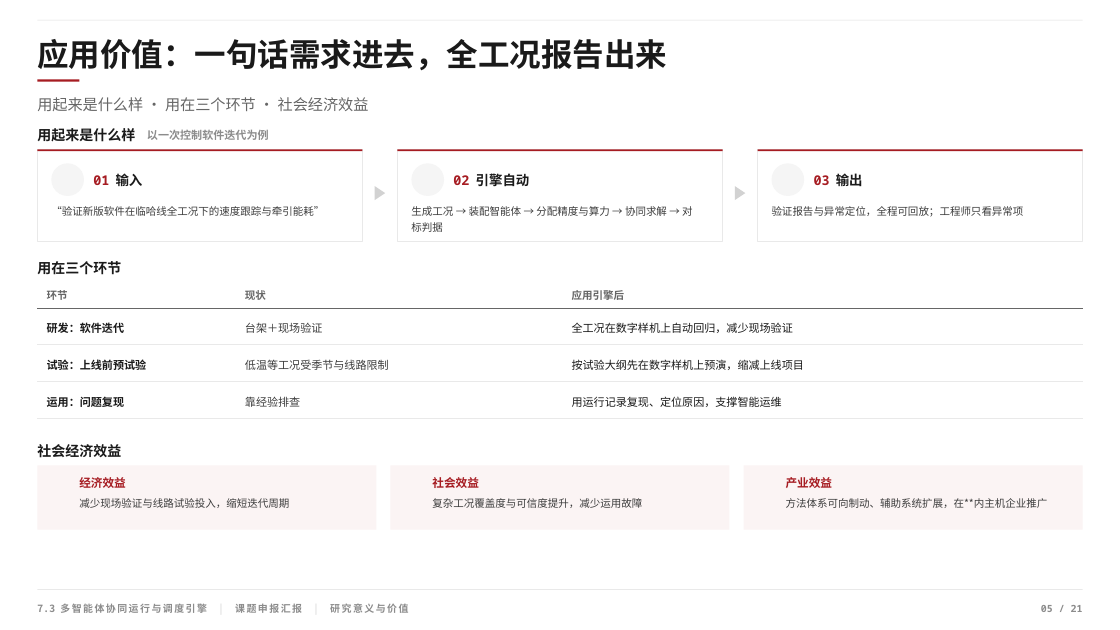
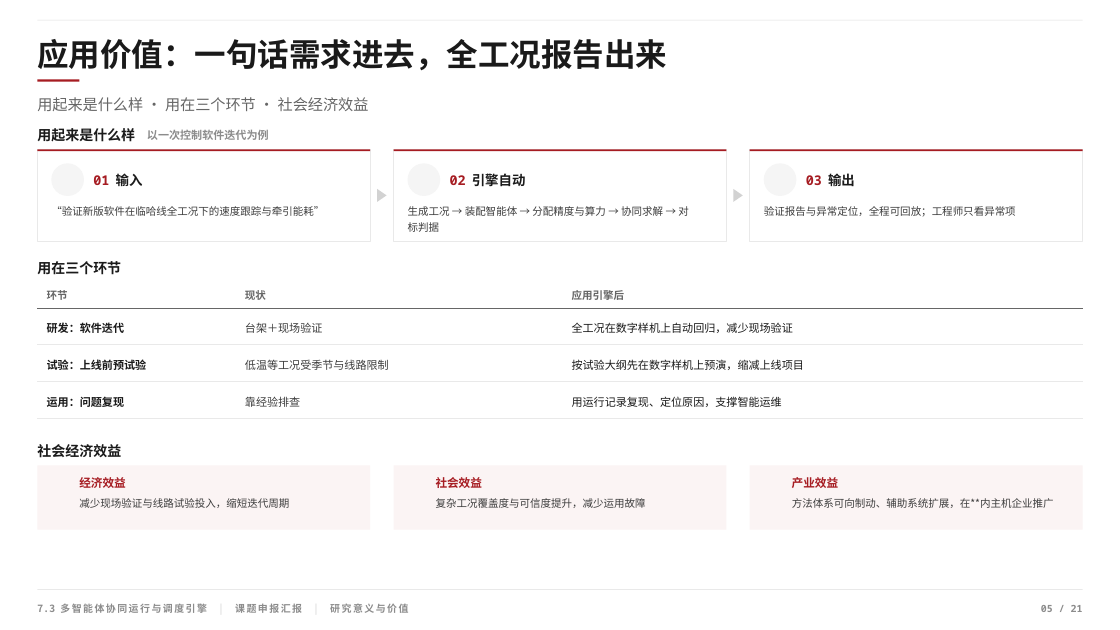
Before and after one commit to huosi012/PPT, a slide deck: slide 5 of 项目汇报PPT.pptx. Drawn at 1120x630 pixels with LibreOffice and Linux fonts; fonts in the diff are those of the drawing; background and template pictures are left out. Boxes give left, top, right and bottom in pixels: in the first picture for what was removed or moved away, otherwise in the second. Text is boxed around its words. In the diff, an @@ line names an element or a change of style, - is before the commit and + after.

```diff
--- a/项目汇报PPT.pptx
+++ b/项目汇报PPT.pptx
@@ rectangle: place and size @@
-rectangle at box(37, 150, 362, 242)
+rectangle at box(37, 150, 370, 242)
@@ rectangle: place and size @@
-rectangle at box(37, 150, 362, 151)
+rectangle at box(37, 150, 370, 151)
@@ rectangle: place and size @@
-rectangle at box(397, 150, 723, 242)
+rectangle at box(394, 150, 727, 242)
@@ rectangle: place and size @@
-rectangle at box(397, 150, 723, 151)
+rectangle at box(394, 150, 727, 151)
@@ text "02 引擎自动": place and size @@
-text "02 引擎自动" at box(453, 173, 530, 186)
+text "02 引擎自动" at box(450, 173, 526, 186)
@@ rectangle: place and size @@
-rectangle at box(758, 150, 1083, 242)
+rectangle at box(750, 150, 1083, 242)
@@ rectangle: place and size @@
-rectangle at box(758, 150, 1083, 151)
+rectangle at box(750, 150, 1083, 151)
@@ ellipse: place and size @@
-ellipse at box(772, 163, 805, 196)
+ellipse at box(764, 163, 797, 196)
@@ text "03 输出": place and size @@
-text "03 输出" at box(814, 173, 863, 186)
+text "03 输出" at box(806, 173, 855, 186)
@@ text "生成工况 → 装配智能体 → 分配精度与算力 ...": place and size @@
-text "生成工况 → 装配智能体 → 分配精度与算力 ..." at box(411, 206, 693, 232)
+text "生成工况 → 装配智能体 → 分配精度与算力 ..." at box(408, 206, 689, 232)
@@ text "验证报告与异常定位，全程可回放；工程师只看异常项": place and size @@
-text "验证报告与异常定位，全程可回放；工程师只看异常项" at box(772, 206, 1024, 217)
+text "验证报告与异常定位，全程可回放；工程师只看异常项" at box(764, 206, 1016, 217)
@@ text "社会效益": place and size @@
-text "社会效益" at box(432, 477, 479, 488)
+text "社会效益" at box(436, 477, 483, 488)
@@ rectangle: place and size @@
-rectangle at box(744, 465, 1083, 529)
+rectangle at box(750, 465, 1083, 529)
@@ text "产业效益": place and size @@
-text "产业效益" at box(786, 477, 833, 488)
+text "产业效益" at box(792, 477, 839, 488)
@@ text "复杂工况覆盖度与可信度提升，减少运用故障": place and size @@
-text "复杂工况覆盖度与可信度提升，减少运用故障" at box(432, 498, 642, 508)
+text "复杂工况覆盖度与可信度提升，减少运用故障" at box(436, 498, 646, 508)
@@ text "方法体系可向制动、辅助系统扩展，在**内主机企业推广": place and size @@
-text "方法体系可向制动、辅助系统扩展，在**内主机企业推广" at box(786, 498, 1048, 508)
+text "方法体系可向制动、辅助系统扩展，在**内主机企业推广" at box(792, 498, 1054, 508)
```
Also in this commit, not shown: 11 other slides changed, 15 other files.
